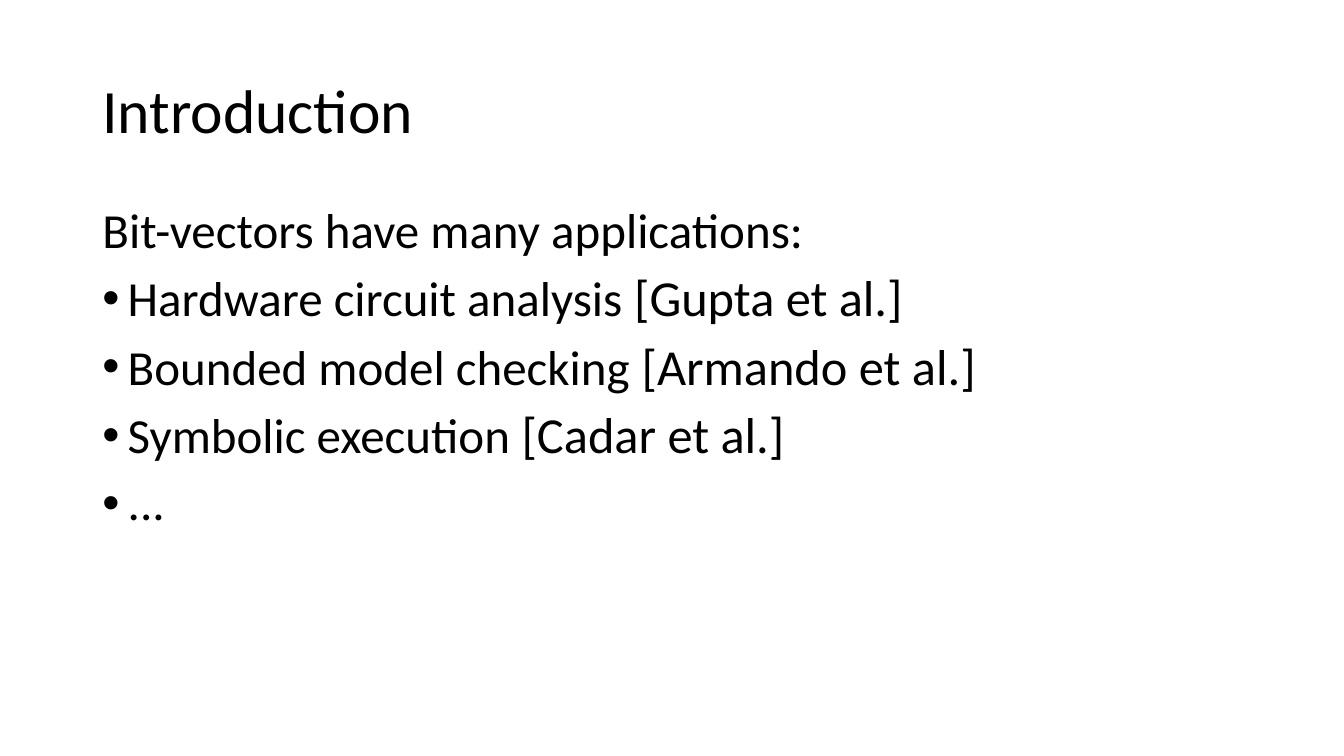
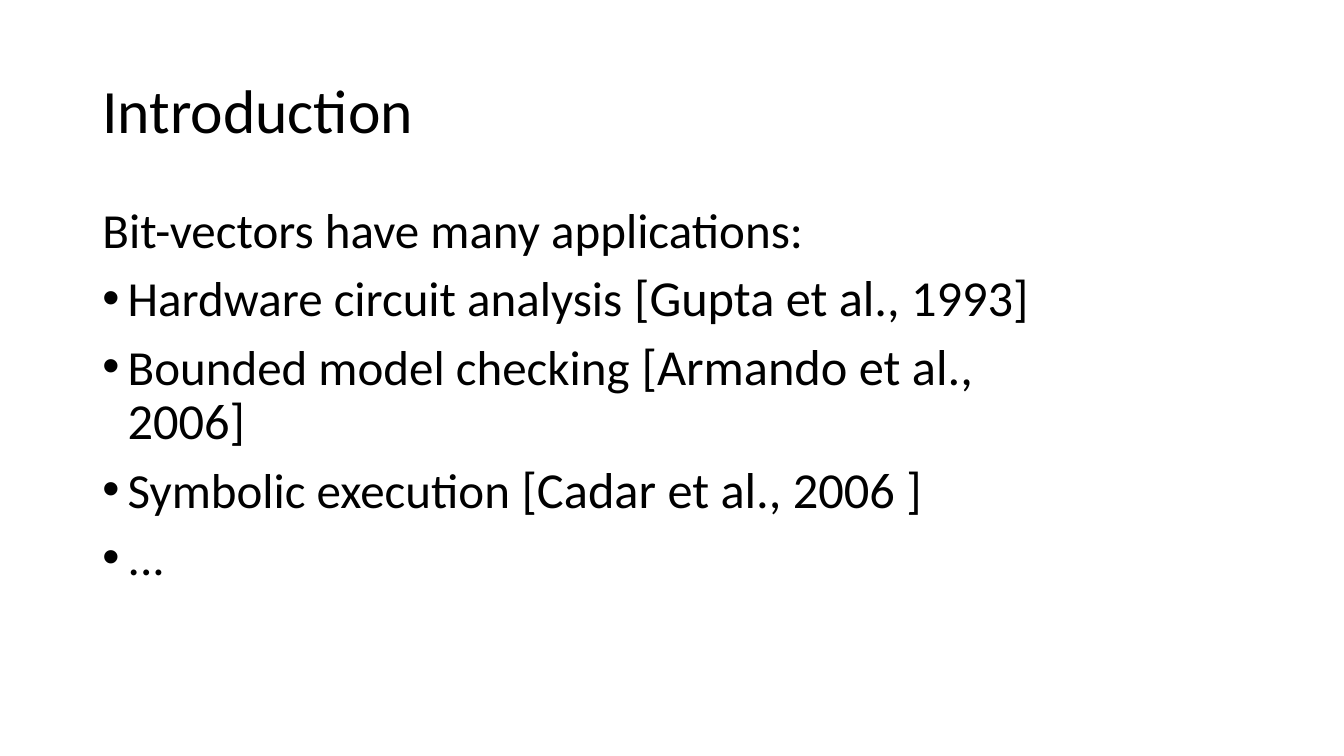
Before and after one commit to arjunvish/pxtp2019presentation, a slide deck: slide 2 of Presentation.pptx. Drawn at 1344x756 pixels with LibreOffice and Linux fonts; fonts in the diff are those of the drawing. Boxes give left, top, right and bottom in pixels: in the first picture for what was removed or moved away, otherwise in the second. Text is boxed around its words. In the diff, an @@ line names an element or a change of style, - is before the commit and + after.

```diff
--- a/Presentation.pptx
+++ b/Presentation.pptx
@@ text at <box>128,279,1028,516</box>: text changed @@
-• Hardware circuit analysis [Gupta et al.]
-• Bounded model checking [Armando et al.]
-• Symbolic execution [Cadar et al.]
+• Hardware circuit analysis [Gupta et al., 1993]
+• Bounded model checking [Armando et al., 2006]
+• Symbolic execution [Cadar et al., 2006 ]
```
Also in this commit, not shown: 13 other slides changed.
